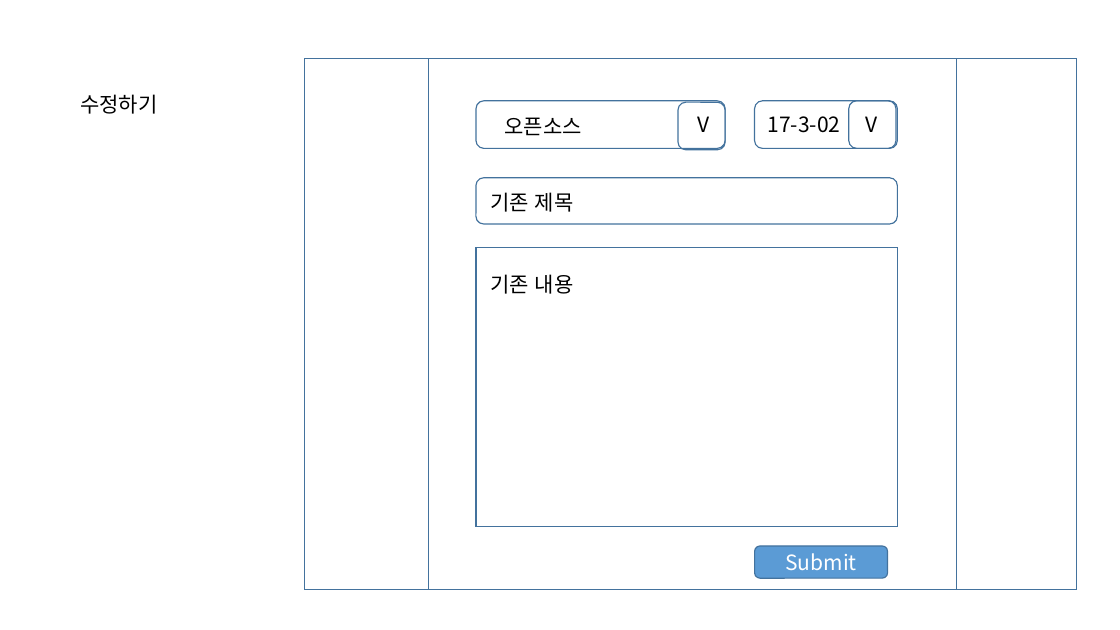
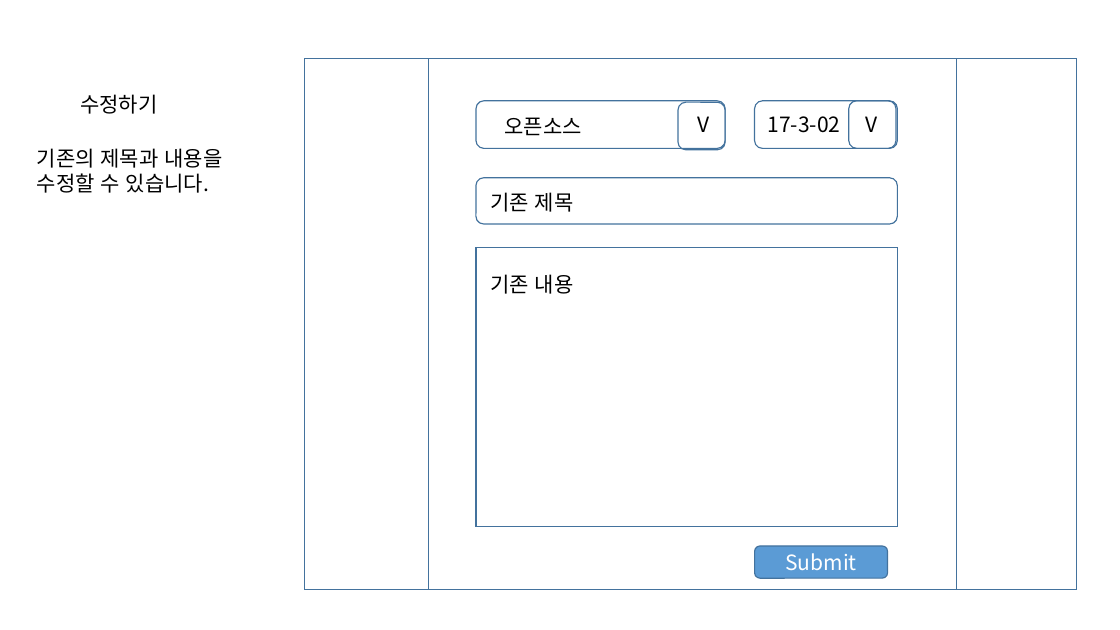
Before and after one commit to masima305/opensourceClass, a slide deck: slide 10 of project#1/메모장 기획.pptx (slide 8 before the commit). Drawn at 1120x630 pixels with LibreOffice and Linux fonts; fonts in the diff are those of the drawing. Boxes give left, top, right and bottom in pixels: in the first picture for what was removed or moved away, otherwise in the second. Text is boxed around its words. In the diff, an @@ line names an element or a change of style, - is before the commit and + after.

```diff
--- a/project#1/메모장 기획.pptx
+++ b/project#1/메모장 기획.pptx
@@ text added at (37,148,222,193), 18 pt, text #000000 @@
+기존의 제목과 내용을
+수정할 수 있습니다.
```
Also in this commit, not shown: 6 other slides changed, 2 slides added.
